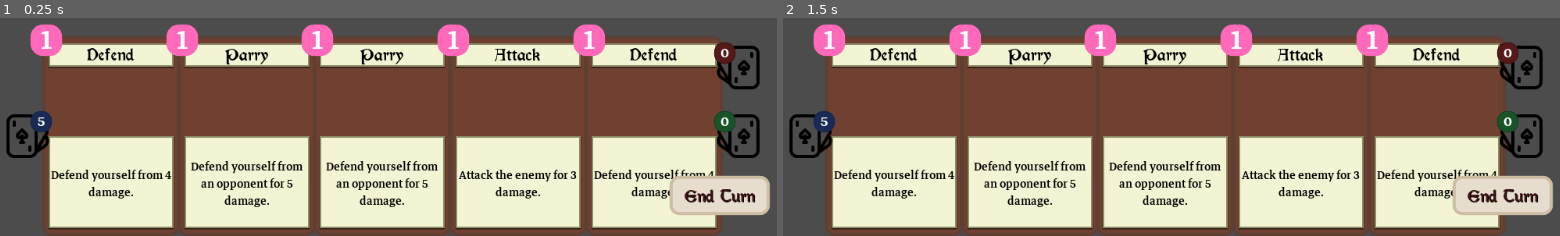
Above: before the commit, frames 1-2 (left to right).
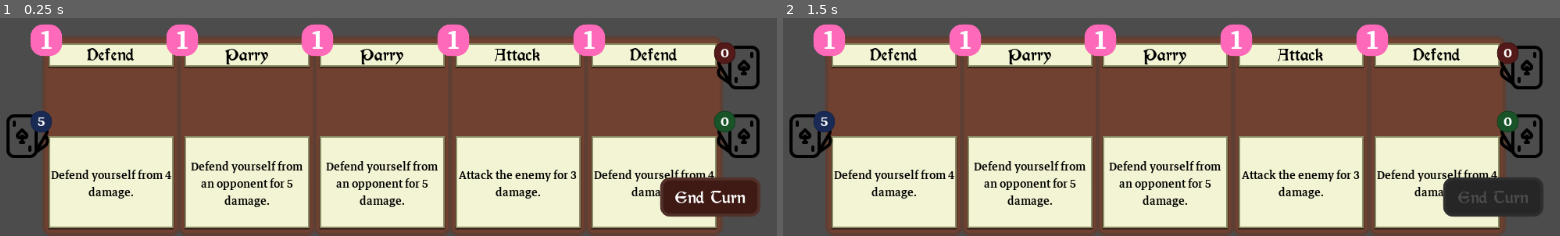
Above: after the commit, the same moments.

Repository: Maaack/Battle-Deck-Energy
Game: Godot game, scene res://Scenes/Main.tscn
Same seed, same stepped clock (60 frames per second), same inputs: the game is played once before the commit and once after it.
Inputs (mouse positions are in pixels of both pictures, inside the frame that each line leads up to):
- Up to frame 1 (0.25 s): no input
- Up to frame 2 (1.5 s): click (1490, 196) at 0.5 s, where only the run after the commit has a clickable "End Turn"; tap Enter at 1.25 s; move the mouse to (outside the picture) at 1.27 s

The runs differ from the first frame. In frame 1, 2.5% of the frame differs, in the area x 84-100%, y 72-92%; in frame 2, 2.5%.

Commit message:
BATL-01: Completed first pass of End Turn button.

Diff:
--- /dev/null
+++ b/Scenes/HUD/Buttons/EndTurn/EndTurnButton.gd
@@ -0,0 +1,48 @@
+extends Control
+
+
+signal glow_on
+signal glow_off
+signal pressed
+
+onready var button_node = $Button
+onready var glow_node = $CenterContainer/Control/GlowNode
+onready var animation_node = $CenterContainer/Control/GlowNode/GlowAnimationPlayer
+
+var hovering : bool = false
+var pressed : bool = false
+var glowing : bool = false
+
+func _on_Button_mouse_entered():
+	hovering = true
+	_update_glow()
+
+func _on_Button_mouse_exited():
+	hovering = false
+	_update_glow()
+
+func _on_Button_button_down():
+	pressed = true
+	_update_glow()
+
+func _on_Button_button_up():
+	pressed = false
+	_update_glow()
+
+func _update_glow():
+	if hovering and not pressed and not button_node.disabled:
+		if not glowing:
+			glowing = true
+			emit_signal("glow_on", self)
+		glow_node.show()
+		animation_node.play("Glow")
+	else:
+		if glowing:
+			glowing = false
+			emit_signal("glow_off", self)
+		glow_node.hide()
+		animation_node.stop()
+
+func _on_Button_pressed():
+	emit_signal("pressed", self)
+	button_node.disabled = true
--- a/Scenes/HUD/Buttons/EndTurn/EndTurnButton.tscn
+++ b/Scenes/HUD/Buttons/EndTurn/EndTurnButton.tscn
@@ -1,14 +1,11 @@
-[gd_scene load_steps=3 format=2]
+[gd_scene load_steps=5 format=2]
 
-[ext_resource path="res://Themes/Fonts/morris_roman_24pt.tres" type="DynamicFont" id=1]
+[ext_resource path="res://Scenes/HUD/Buttons/EndTurn/EndTurnGlow.tres" type="Animation" id=2]
+[ext_resource path="res://Scenes/HUD/Buttons/EndTurn/EndTurnButton.gd" type="Script" id=3]
+[ext_resource path="res://Themes/StyleBoxes/EndTurn/EndTurnTheme.tres" type="Theme" id=4]
 
 [sub_resource type="StyleBoxFlat" id=1]
-bg_color = Color( 0.901961, 0.866667, 0.807843, 1 )
-border_width_left = 4
-border_width_top = 4
-border_width_right = 4
-border_width_bottom = 4
-border_color = Color( 0.800781, 0.740957, 0.641251, 1 )
+bg_color = Color( 1, 0.941176, 0.258824, 0.666667 )
 corner_radius_top_left = 12
 corner_radius_top_right = 12
 corner_radius_bottom_right = 12
@@ -19,24 +16,79 @@
 anchor_top = 1.0
 anchor_right = 1.0
 anchor_bottom = 1.0
-margin_left = -128.0
-margin_top = -50.0
-rect_min_size = Vector2( 128, 50 )
+theme = ExtResource( 4 )
+script = ExtResource( 3 )
 __meta__ = {
 "_edit_use_anchors_": false
 }
 
-[node name="Panel" type="Panel" parent="."]
-anchor_right = 1.0
-anchor_bottom = 1.0
+[node name="CenterContainer" type="CenterContainer" parent="."]
+anchor_left = 0.5
+anchor_top = 0.5
+anchor_right = 0.5
+anchor_bottom = 0.5
+margin_left = -128.0
+margin_top = -50.0
+margin_right = 128.0
+margin_bottom = 50.0
+rect_min_size = Vector2( 256, 100 )
+mouse_filter = 2
+__meta__ = {
+"_edit_use_anchors_": false
+}
+
+[node name="Control" type="Control" parent="CenterContainer"]
+margin_left = 128.0
+margin_top = 50.0
+margin_right = 128.0
+margin_bottom = 50.0
+__meta__ = {
+"_edit_use_anchors_": false
+}
+
+[node name="GlowNode" type="Node2D" parent="CenterContainer/Control"]
+visible = false
+modulate = Color( 1, 1, 1, 0.42736 )
+scale = Vector2( 1.05726, 1.14316 )
+
+[node name="GlowPanel" type="Panel" parent="CenterContainer/Control/GlowNode"]
+anchor_left = 0.5
+anchor_top = 0.5
+anchor_right = 0.5
+anchor_bottom = 0.5
+margin_left = -64.0
+margin_top = -25.0
+margin_right = 64.0
+margin_bottom = 25.0
 custom_styles/panel = SubResource( 1 )
 __meta__ = {
 "_edit_use_anchors_": false
 }
 
-[node name="MarginContainer" type="MarginContainer" parent="Panel"]
+[node name="GlowAnimationPlayer" type="AnimationPlayer" parent="CenterContainer/Control/GlowNode"]
+anims/Glow = ExtResource( 2 )
+
+[node name="Button" type="Button" parent="."]
+anchor_left = 0.5
+anchor_top = 0.5
+anchor_right = 0.5
+anchor_bottom = 0.5
+margin_left = -64.0
+margin_top = -25.0
+margin_right = 64.0
+margin_bottom = 25.0
+rect_min_size = Vector2( 128, 50 )
+focus_mode = 0
+text = "End Turn"
+__meta__ = {
+"_edit_use_anchors_": false
+}
+
+[node name="MarginContainer" type="MarginContainer" parent="Button"]
+visible = false
 anchor_right = 1.0
 anchor_bottom = 1.0
+mouse_filter = 2
 custom_constants/margin_right = 5
 custom_constants/margin_top = 5
 custom_constants/margin_left = 5
@@ -45,17 +97,16 @@
 "_edit_use_anchors_": false
 }
 
-[node name="Control" type="Control" parent="Panel/MarginContainer"]
+[node name="Control" type="Control" parent="Button/MarginContainer"]
 margin_left = 5.0
 margin_top = 5.0
 margin_right = 123.0
 margin_bottom = 45.0
+mouse_filter = 2
 
-[node name="Label" type="Label" parent="Panel/MarginContainer/Control"]
+[node name="Label" type="Label" parent="Button/MarginContainer/Control"]
 anchor_right = 1.0
 anchor_bottom = 1.0
-custom_fonts/font = ExtResource( 1 )
-custom_colors/font_color = Color( 0.235294, 0.0705882, 0.0705882, 1 )
 custom_colors/font_color_shadow = Color( 0, 0, 0, 1 )
 custom_constants/shadow_offset_x = 1
 custom_constants/shadow_offset_y = 1
@@ -65,3 +116,8 @@
 __meta__ = {
 "_edit_use_anchors_": false
 }
+[connection signal="button_down" from="Button" to="." method="_on_Button_button_down"]
+[connection signal="button_up" from="Button" to="." method="_on_Button_button_up"]
+[connection signal="mouse_entered" from="Button" to="." method="_on_Button_mouse_entered"]
+[connection signal="mouse_exited" from="Button" to="." method="_on_Button_mouse_exited"]
+[connection signal="pressed" from="Button" to="." method="_on_Button_pressed"]
--- /dev/null
+++ b/Scenes/HUD/Buttons/EndTurn/EndTurnGlow.tres
@@ -0,0 +1,30 @@
+[gd_resource type="Animation" format=2]
+
+[resource]
+resource_name = "Glow"
+length = 0.5
+loop = true
+tracks/0/type = "value"
+tracks/0/path = NodePath(".:scale")
+tracks/0/interp = 1
+tracks/0/loop_wrap = true
+tracks/0/imported = false
+tracks/0/enabled = true
+tracks/0/keys = {
+"times": PoolRealArray( 0, 0.5 ),
+"transitions": PoolRealArray( 1, 1 ),
+"update": 0,
+"values": [ Vector2( 1, 1 ), Vector2( 1.1, 1.25 ) ]
+}
+tracks/1/type = "value"
+tracks/1/path = NodePath(".:modulate")
+tracks/1/interp = 1
+tracks/1/loop_wrap = true
+tracks/1/imported = false
+tracks/1/enabled = true
+tracks/1/keys = {
+"times": PoolRealArray( 0, 0.5 ),
+"transitions": PoolRealArray( 1, 1 ),
+"update": 0,
+"values": [ Color( 1, 1, 1, 1 ), Color( 1, 1, 1, 0 ) ]
+}
--- a/Scenes/HUD/HUD.tscn
+++ b/Scenes/HUD/HUD.tscn
@@ -10,12 +10,12 @@
 [node name="HUD" type="Control"]
 anchor_right = 1.0
 anchor_bottom = 1.0
-mouse_filter = 2
+mouse_filter = 1
 script = ExtResource( 2 )
 __meta__ = {
 "_edit_horizontal_guides_": [ 576.437, 440.296, 352.186 ],
 "_edit_use_anchors_": false,
-"_edit_vertical_guides_": [ 23.6014, 935.507, 87.8138 ]
+"_edit_vertical_guides_": [ 23.6014, 935.507, 87.8138, 995.97 ]
 }
 
 [node name="CenterBottom" type="MarginContainer" parent="."]
@@ -74,7 +74,7 @@
 margin_bottom = -183.59
 
 [node name="EndTurnButton" parent="." instance=ExtResource( 5 )]
-margin_left = -145.353
-margin_top = -76.6968
-margin_right = -17.3529
-margin_bottom = -26.6968
+margin_left = -156.59
+margin_top = -75.1985
+margin_right = -28.5902
+margin_bottom = -25.1985
--- a/Scenes/Main.tscn
+++ b/Scenes/Main.tscn
@@ -32,7 +32,7 @@
 [node name="HUDContainer" type="Control" parent="."]
 anchor_right = 1.0
 anchor_bottom = 1.0
-mouse_filter = 2
+mouse_filter = 1
 __meta__ = {
 "_edit_group_": true,
 "_edit_use_anchors_": false
--- /dev/null
+++ b/Themes/StyleBoxes/EndTurn/EndTurnHoverStyleBox.tres
@@ -0,0 +1,13 @@
+[gd_resource type="StyleBoxFlat" format=2]
+
+[resource]
+bg_color = Color( 0.333333, 0.105882, 0.0705882, 1 )
+border_width_left = 4
+border_width_top = 4
+border_width_right = 4
+border_width_bottom = 4
+border_color = Color( 0.400391, 0.1797, 0.145454, 1 )
+corner_radius_top_left = 12
+corner_radius_top_right = 12
+corner_radius_bottom_right = 12
+corner_radius_bottom_left = 12
--- /dev/null
+++ b/Themes/StyleBoxes/EndTurn/EndTurnNormalStyleBox.tres
@@ -0,0 +1,13 @@
+[gd_resource type="StyleBoxFlat" format=2]
+
+[resource]
+bg_color = Color( 0.247059, 0.101961, 0.0784314, 1 )
+border_width_left = 4
+border_width_top = 4
+border_width_right = 4
+border_width_bottom = 4
+border_color = Color( 0.321569, 0.188235, 0.164706, 1 )
+corner_radius_top_left = 12
+corner_radius_top_right = 12
+corner_radius_bottom_right = 12
+corner_radius_bottom_left = 12
--- /dev/null
+++ b/Themes/StyleBoxes/EndTurn/EndTurnPressedStyleBox.tres
@@ -0,0 +1,13 @@
+[gd_resource type="StyleBoxFlat" format=2]
+
+[resource]
+bg_color = Color( 0.14902, 0.14902, 0.14902, 1 )
+border_width_left = 4
+border_width_top = 4
+border_width_right = 4
+border_width_bottom = 4
+border_color = Color( 0.180392, 0.180392, 0.180392, 1 )
+corner_radius_top_left = 12
+corner_radius_top_right = 12
+corner_radius_bottom_right = 12
+corner_radius_bottom_left = 12
--- /dev/null
+++ b/Themes/StyleBoxes/EndTurn/EndTurnTheme.tres
@@ -0,0 +1,21 @@
+[gd_resource type="Theme" load_steps=5 format=2]
+
+[ext_resource path="res://Themes/StyleBoxes/EndTurn/EndTurnNormalStyleBox.tres" type="StyleBox" id=1]
+[ext_resource path="res://Themes/StyleBoxes/EndTurn/EndTurnHoverStyleBox.tres" type="StyleBox" id=2]
+[ext_resource path="res://Themes/Fonts/morris_roman_24pt.tres" type="DynamicFont" id=3]
+[ext_resource path="res://Themes/StyleBoxes/EndTurn/EndTurnPressedStyleBox.tres" type="StyleBox" id=4]
+
+
+[resource]
+default_font = ExtResource( 3 )
+Button/colors/font_color = Color( 0.992157, 0.992157, 0.992157, 1 )
+Button/colors/font_color_disabled = Color( 0.901961, 0.901961, 0.901961, 0.2 )
+Button/colors/font_color_hover = Color( 0.94, 0.94, 0.94, 1 )
+Button/colors/font_color_pressed = Color( 0.901961, 0.901961, 0.901961, 0.443137 )
+Button/constants/hseparation = 2
+Button/fonts/font = null
+Button/styles/disabled = ExtResource( 4 )
+Button/styles/focus = null
+Button/styles/hover = ExtResource( 2 )
+Button/styles/normal = ExtResource( 1 )
+Button/styles/pressed = ExtResource( 4 )
